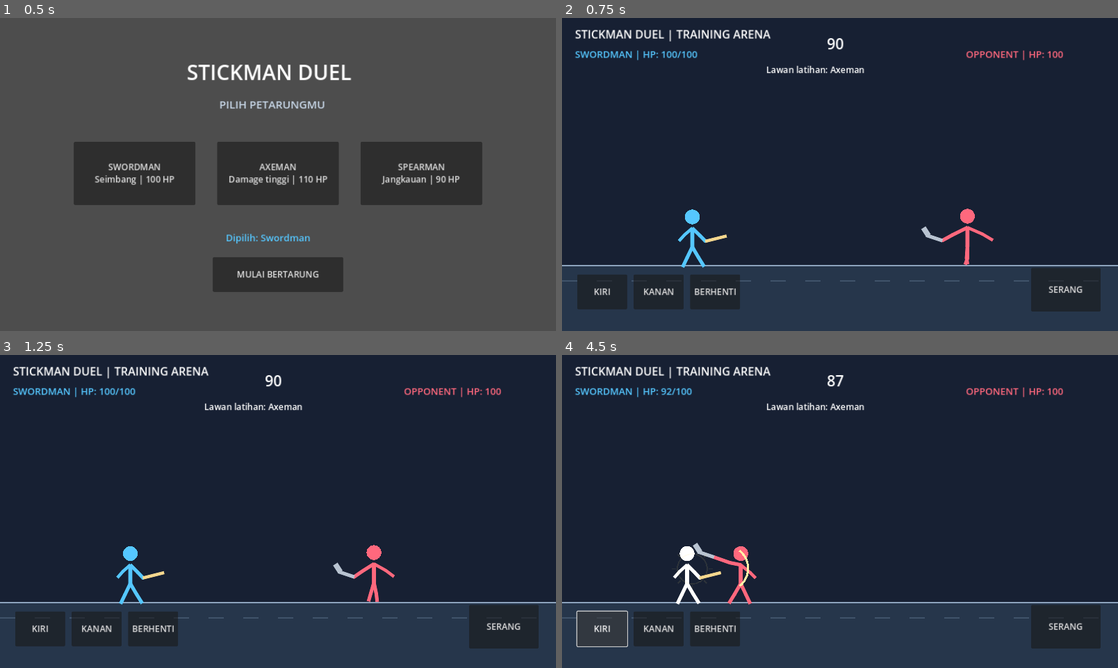
Above: before the commit, frames 1-4 (two rows, left to right).
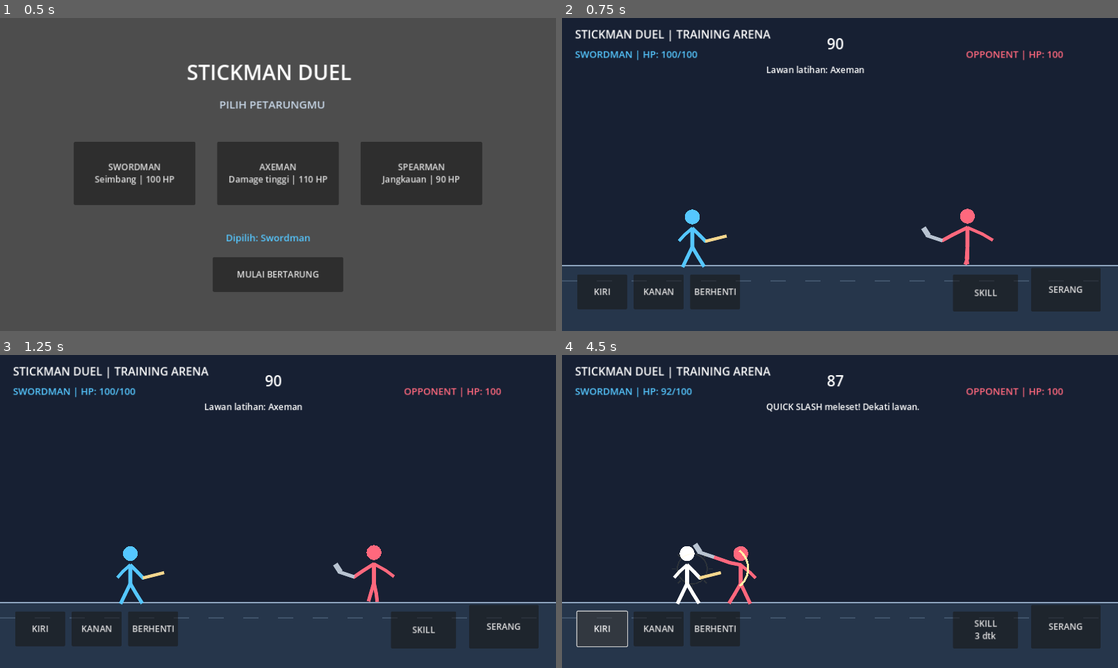
Above: after the commit, the same moments.

Repository: satriamada-web/stickman-duel
Game: Godot game, scene res://scenes/main.tscn
Same seed, same stepped clock (60 frames per second), same inputs: the game is played once before the commit and once after it.
Inputs (mouse positions are in pixels of both pictures, inside the frame that each line leads up to):
- Up to frame 1 (0.5 s): no input
- Up to frame 2 (0.75 s): click "MULAI BERTARUNG" at 0.5 s
- Up to frame 3 (1.25 s): no input
- Up to frame 4 (4.5 s): click (984, 630) at 1.25 s, where only the run after the commit has a clickable "SKILL"; click (984, 630) at 2 s, where only the run after the commit has a clickable "SKILL 6 dtk"; click (984, 630) at 2.75 s, where only the run after the commit has a clickable "SKILL 5 dtk"; click (984, 630) at 3.5 s, where only the run after the commit has a clickable "SKILL 4 dtk"; click "KIRI" at 4.25 s

Frame 1 is identical in both runs. In frame 2, 1.4% of the frame differs, in the area x 70-82%, y 82-94%; in frame 3, 1.4%; in frame 4, 1.7%, in the area x 36-82%, y 15-94%.

Commit message:
Add character-specific special skills with cooldown

Diff:
--- a/scripts/main.gd
+++ b/scripts/main.gd
@@ -16,6 +16,8 @@
 var player_max_hp := 100
 var time_left := MATCH_LENGTH
 var attack_cooldown := 0.0
+var skill_cooldown := 0.0
+var skill_animation_time := 0.0
 var attack_animation_time := 0.0
 var enemy_attack_animation_time := 0.0
 var animation_time := 0.0
@@ -36,6 +38,7 @@
 var timer_label: Label
 var selection_label: Label
 var result_button: Button
+var skill_button: Button
 
 func _ready() -> void:
 	_build_ui()
@@ -66,6 +69,8 @@
 	impact_effect_time = maxf(0.0, impact_effect_time - delta)
 	time_left = maxf(0.0, time_left - delta)
 	attack_cooldown = maxf(0.0, attack_cooldown - delta)
+	skill_cooldown = maxf(0.0, skill_cooldown - delta)
+	skill_animation_time = maxf(0.0, skill_animation_time - delta)
 	enemy_attack_cooldown = maxf(0.0, enemy_attack_cooldown - delta)
 	var stats: Dictionary = CHARACTERS[selected_character]
 	player_x = clampf(player_x + move_direction * float(stats["speed"]) * delta, 70.0, 1210.0)
@@ -97,7 +102,7 @@
 	var player_stats: Dictionary = CHARACTERS[selected_character]
 	var player_tint := Color("#ffffff") if player_hit_flash > 0.0 else Color(player_stats["color"])
 	var enemy_tint := Color("#ffffff") if enemy_hit_flash > 0.0 else Color("#ff687d")
-	_draw_fighter(player_x, FLOOR_Y, player_tint, 1, str(player_stats["weapon"]), move_direction != 0, attack_animation_time > 0.0)
+	_draw_fighter(player_x, FLOOR_Y, player_tint, 1, str(player_stats["weapon"]), move_direction != 0, attack_animation_time > 0.0 or skill_animation_time > 0.0)
 	_draw_fighter(enemy_x, FLOOR_Y, enemy_tint, -1, "AXE", absf(enemy_x - player_x) > 125.0, enemy_attack_animation_time > 0.0)
 	if impact_effect_time > 0.0:
 		var impact_y := FLOOR_Y - 78.0
@@ -205,6 +210,7 @@
 	_add_move_button(game_ui, "KIRI", Vector2(35, 590), Vector2(115, 80), -1)
 	_add_move_button(game_ui, "KANAN", Vector2(165, 590), Vector2(115, 80), 1)
 	_add_button(game_ui, "BERHENTI", Vector2(295, 590), Vector2(115, 80), func(): move_direction = 0)
+	skill_button = _add_button(game_ui, "SKILL", Vector2(900, 590), Vector2(150, 85), _use_skill)
 	_add_button(game_ui, "SERANG", Vector2(1080, 575), Vector2(160, 100), _attack)
 	result_button = _add_button(game_ui, "KEMBALI KE MENU", Vector2(510, 470), Vector2(260, 70), _return_to_menu)
 	result_button.visible = false
@@ -224,6 +230,8 @@
 	enemy_x = 960.0
 	time_left = MATCH_LENGTH
 	attack_cooldown = 0.0
+	skill_cooldown = 0.0
+	skill_animation_time = 0.0
 	enemy_attack_cooldown = 0.0
 	move_direction = 0
 	match_over = false
@@ -287,10 +295,45 @@
 	else:
 		status_label.text = "Terlalu jauh! Dekati lawan terlebih dahulu."
 
+
+func _use_skill() -> void:
+	if not game_started or match_over or skill_cooldown > 0.0:
+		return
+	var skill_name := ""
+	var skill_damage := 0
+	var skill_range := 0.0
+	match selected_character:
+		"Swordman":
+			skill_name = "QUICK SLASH"
+			skill_damage = 25
+			skill_range = 190.0
+		"Axeman":
+			skill_name = "HEAVY STRIKE"
+			skill_damage = 38
+			skill_range = 165.0
+		"Spearman":
+			skill_name = "SPEAR THRUST"
+			skill_damage = 22
+			skill_range = 260.0
+	skill_cooldown = 6.0
+	skill_animation_time = 0.42
+	if absf(enemy_x - player_x) <= skill_range:
+		enemy_hp = maxi(0, enemy_hp - skill_damage)
+		enemy_hit_flash = 0.28
+		impact_effect_time = 0.24
+		impact_effect_x = enemy_x
+		status_label.text = "%s! Lawan kehilangan %d HP." % [skill_name, skill_damage]
+	else:
+		status_label.text = "%s meleset! Dekati lawan." % skill_name
+	_update_ui()
+	queue_redraw()
+
 func _update_ui() -> void:
 	player_hp_label.text = "%s | HP: %d/%d" % [selected_character.to_upper(), player_hp, player_max_hp]
 	enemy_hp_label.text = "OPPONENT | HP: %d" % enemy_hp
 	timer_label.text = str(ceili(time_left))
+	if skill_button != null:
+		skill_button.text = "SKILL" if skill_cooldown <= 0.0 else "SKILL\n%d dtk" % ceili(skill_cooldown)
 
 func _finish_match() -> void:
 	match_over = true
